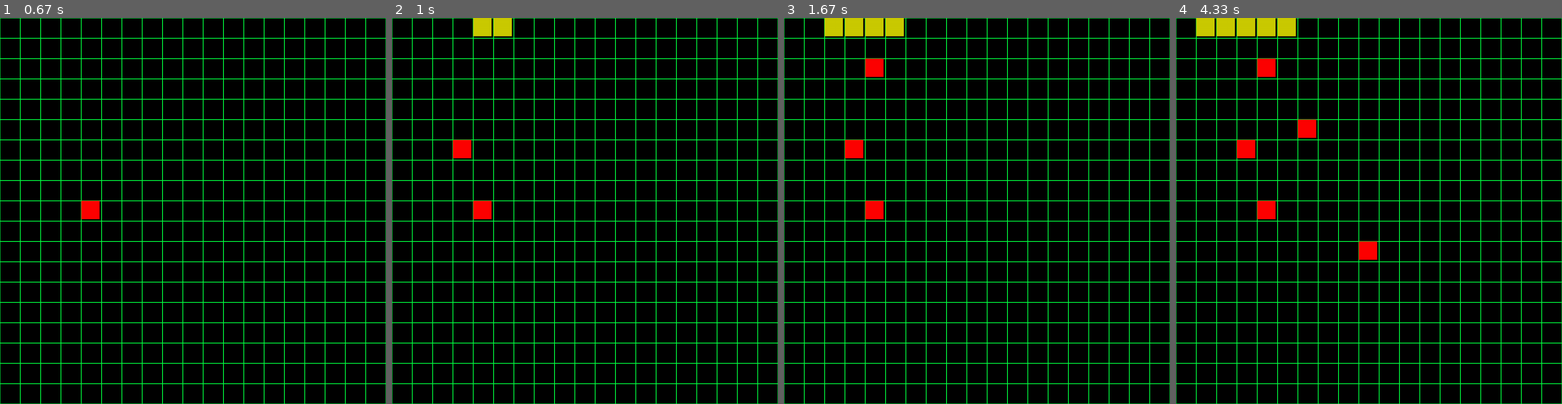
Above: before the commit, frames 1-4 (left to right).
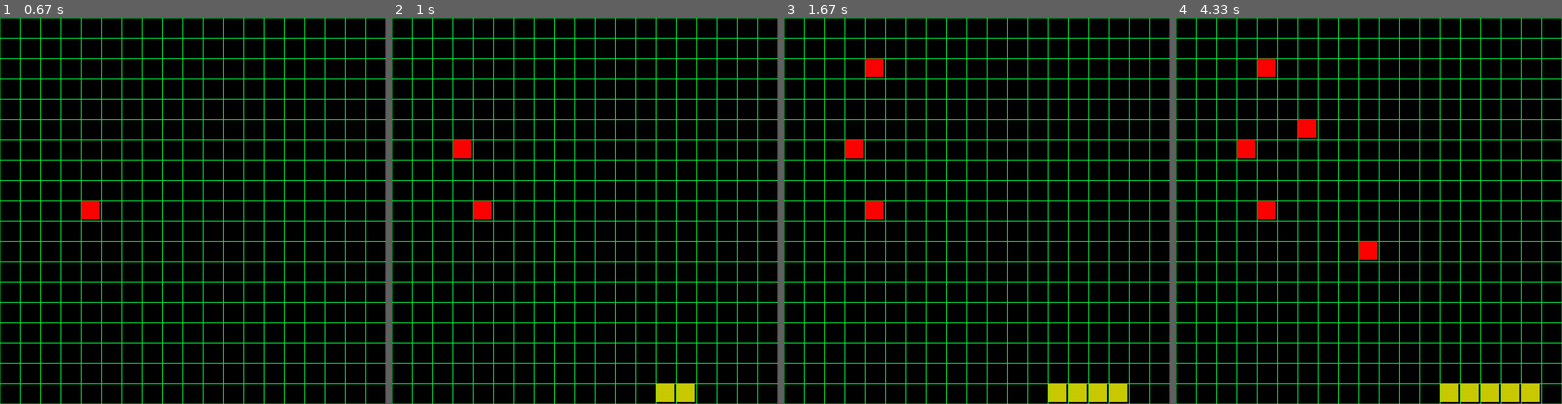
Above: after the commit, the same moments.

Repository: C355Team/Connect6
Game: pygame game, started from AI_connect6.py
Same seed, same stepped clock (60 frames per second), same inputs: the game is played once before the commit and once after it.
Inputs (mouse positions are in pixels of both pictures, inside the frame that each line leads up to):
- Up to frame 1 (0.67 s): press the mouse at (193, 238) at 0.37 s; move the mouse to (146, 226) at 0.47 s; release the mouse at (100, 214) at 0.6 s
- Up to frame 2 (1 s): click (465, 153) at 0.77 s
- Up to frame 3 (1.67 s): click (876, 68) at 1.12 s; click (980, 253) at 1.52 s
- Up to frame 4 (4.33 s): click (1314, 129) at 1.98 s; move the mouse to (1311, 322) at 4.2 s

Frame 1 is identical in both runs. In frame 2, 0.9% of the frame differs, in the area x 21-79%, y 0-100%; in frame 3, 1.9%; in frame 4, 2.3%, in the area x 5-95%, y 0-100%.

Commit message:
handle ties better

Diff:
--- a/AI_connect6.py
+++ b/AI_connect6.py
@@ -164,6 +164,7 @@
     print("DOWN", down_diag_score(board, player))
     print("Ver", vert_score(board, player))
     print("Hor", horiz_score(board, player))
+    print("MAX", max_score(board,player))
 
 # check available moves
 
@@ -231,7 +232,7 @@
         v = ab_negamax(new_board, opponent(player), depth+1, max_depth, [-alpha[0], -alpha[1]], [-beta[0], -beta[1]])
 
         # if -v max_length > best max_length OR -v multiples at max_length > best multiples at max_length
-        if -v[0] > best[0] or (-v[0] == best[0] and -v[1] > best[1]):
+        if -v[0] > best[0] or (-v[0] == best[0] and -v[1] >= best[1]):
             best_move_x = move[0]
             best_move_y = move[1]
             best = [-v[0], -v[1]]
